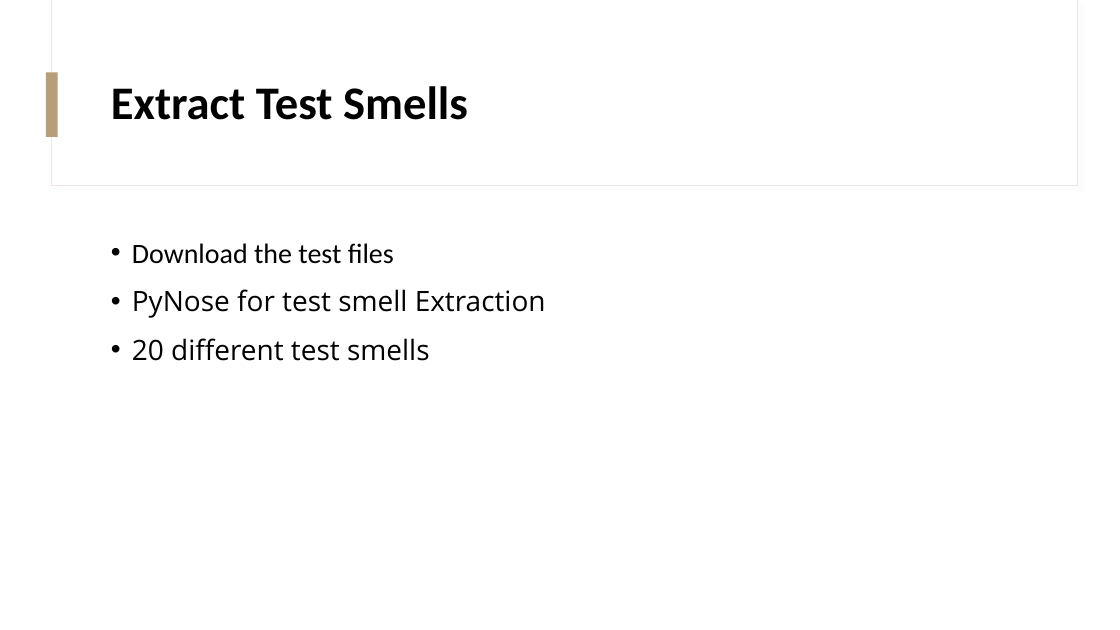
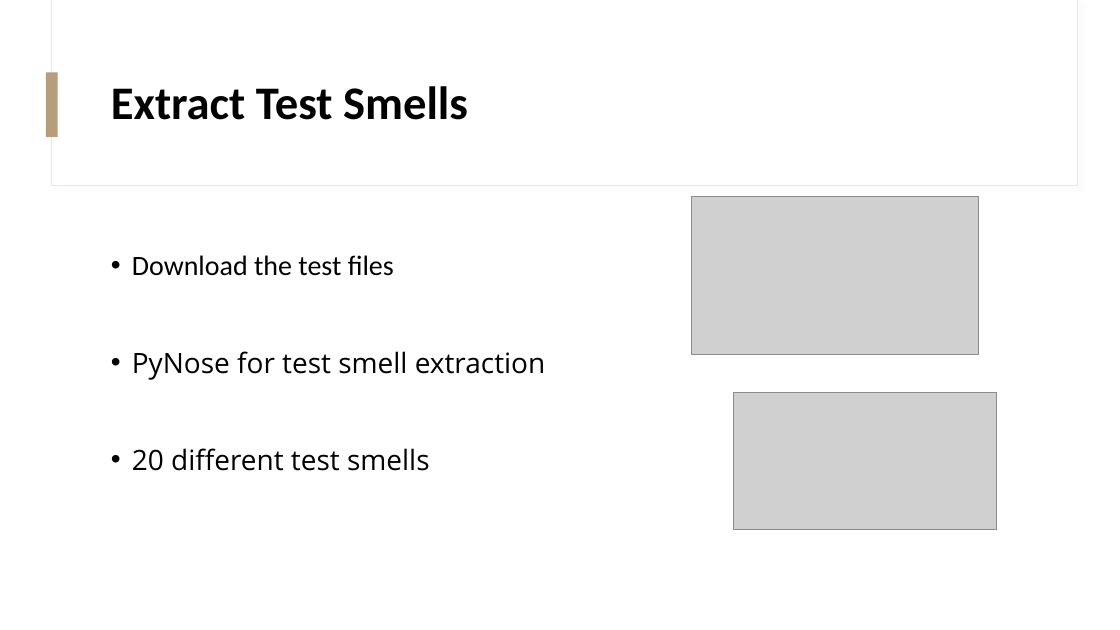
Before and after one commit to KhaledBadran/SOEN7481_Project, a slide deck: slide 4 of A Combined Approach to Detect a Flaky Tests in Python Presentation.pptx. Drawn at 1120x630 pixels with LibreOffice and Linux fonts; fonts in the diff are those of the drawing; grey boxes stand for pictures. Boxes give left, top, right and bottom in pixels: in the first picture for what was removed or moved away, otherwise in the second. Text is boxed around its words. In the diff, an @@ line names an element or a change of style, - is before the commit and + after.

Commit message:
update presentation

```diff
--- a/A Combined Approach to Detect a Flaky Tests in Python Presentation.pptx
+++ b/A Combined Approach to Detect a Flaky Tests in Python Presentation.pptx
@@ picture added at (x1=691, y1=197, x2=979, y2=355) @@
@@ text "Download the test files" moved from (x1=132, y1=243, x2=546, y2=361) to (x1=132, y1=255, x2=545, y2=471) @@
@@ text at (x1=132, y1=351, x2=545, y2=380): text changed @@
-• PyNose for test smell Extraction
+• PyNose for test smell extraction
@@ picture added at (x1=734, y1=392, x2=997, y2=530) @@
```
Also in this commit, not shown: 3 other slides changed.
